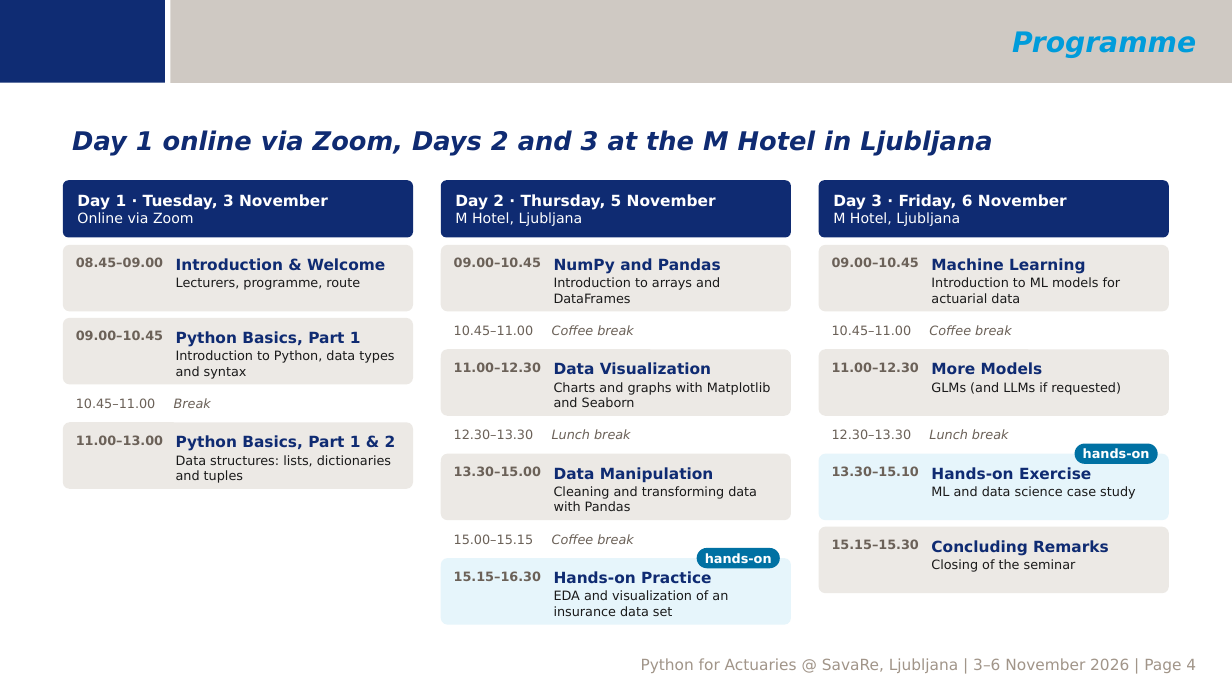
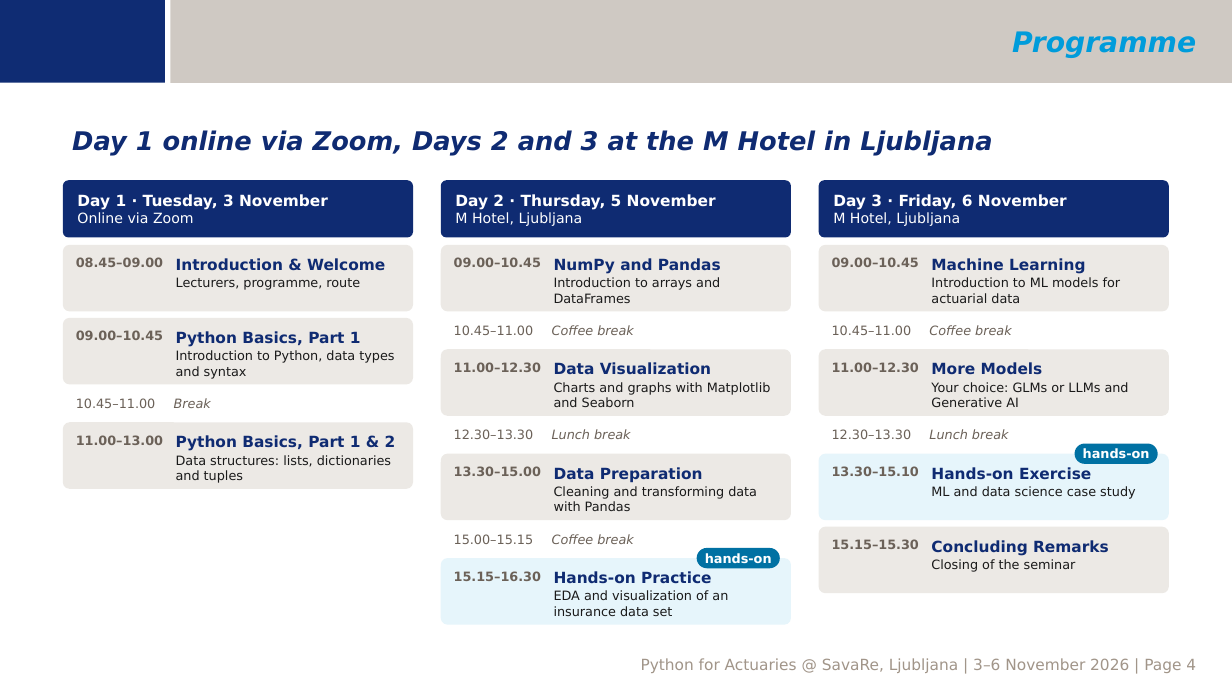
Before and after one commit to ktnspr/py4lju, a slide deck: slide 4 of 00_seminar_intro.pptx. Drawn at 1232x693 pixels with LibreOffice and Linux fonts; fonts in the diff are those of the drawing; background and template pictures are left out. Boxes give left, top, right and bottom in pixels: in the first picture for what was removed or moved away, otherwise in the second. Text is boxed around its words. In the diff, an @@ line names an element or a change of style, - is before the commit and + after.

```diff
--- a/00_seminar_intro.pptx
+++ b/00_seminar_intro.pptx
@@ text in rounded rectangle at bbox=[931, 382, 1129, 407]: text changed @@
-GLMs (and LLMs if requested)
+Your choice: GLMs or LLMs and Generative AI
@@ text in rounded rectangle at bbox=[554, 467, 703, 483]: text changed @@
-Data Manipulation
+Data Preparation
```
Also in this commit, not shown: 10 other slides changed, 6 slides added, 24 other files.
